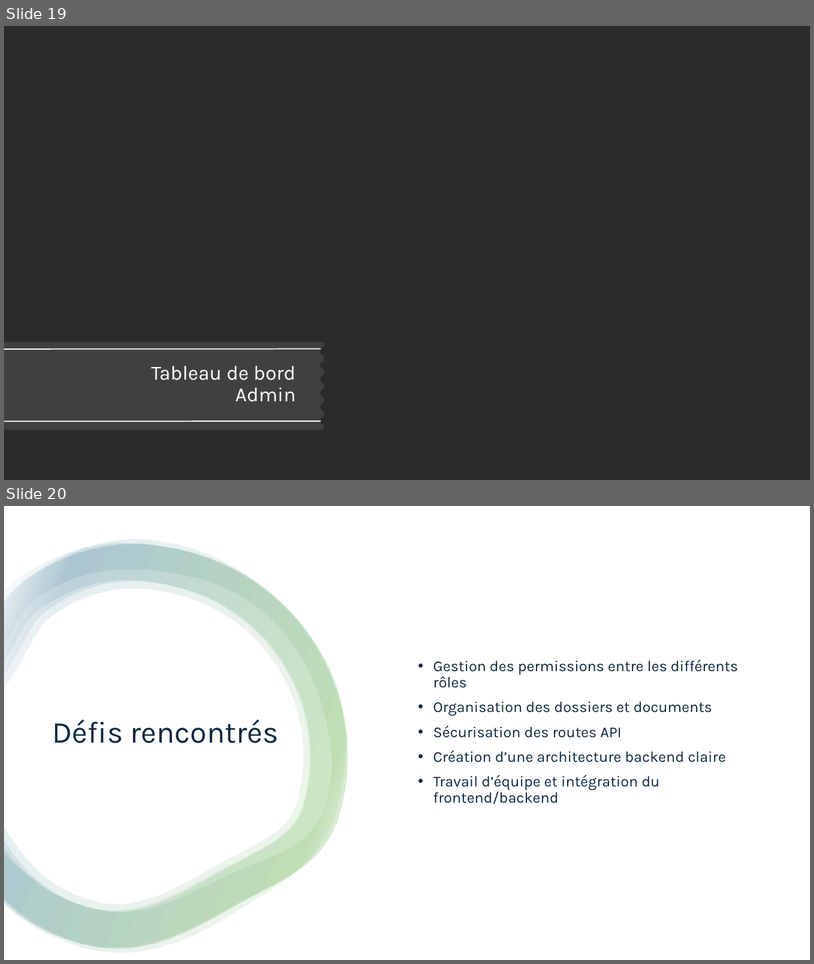
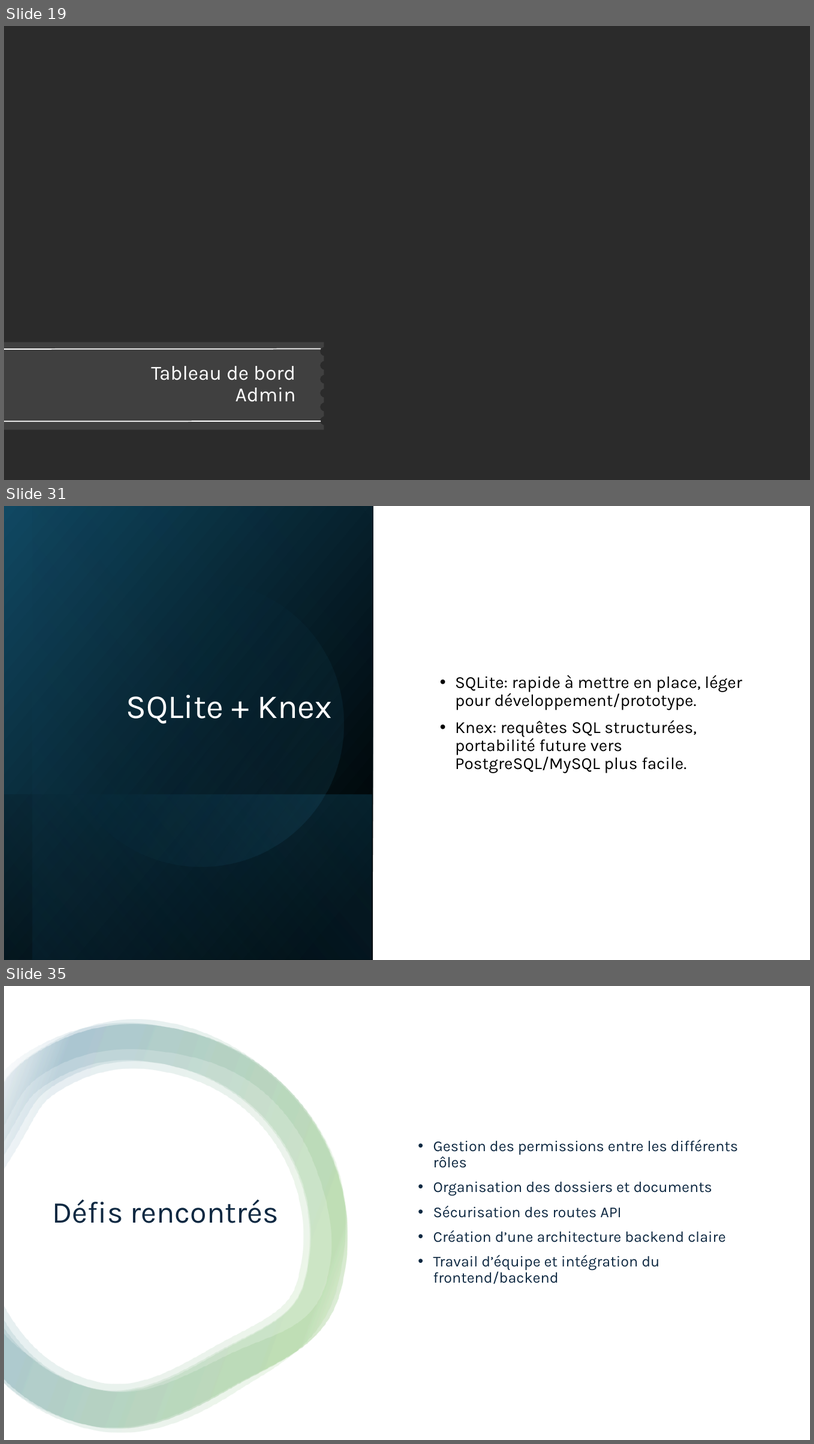
Before and after one commit to xpelletier07/Projet_Site_Immigration, a slide deck: Mandats/Mandat_3/Présentation.pptx. Shown one above the other, each under a label of ours: slides 19 and 20 before the commit, slides 19, 31 and 35 after it; the slides between them are not shown. The pictures are 814x964 and 814x1444 pixels, drawn with LibreOffice and Linux fonts; fonts in the diff are those of the drawing; background and template pictures are left out; a plain dark background stands for a picture behind light text. Boxes give left, top, right and bottom in pixels: in the first picture for what was removed or moved away, otherwise in the second. Text is boxed around its words. In the diff, an @@ line names an element or a change of style, - is before the commit and + after.

```diff
--- a/Mandats/Mandat_3/Présentation.pptx
+++ b/Mandats/Mandat_3/Présentation.pptx
@@ slide 31 added at box(4, 506, 810, 960), background #FFFFFF @@
@@ rectangle added at box(4, 506, 373, 960), fill gradient #000000 to #104862 @@
@@ rectangle added at box(33, 506, 374, 960), fill gradient #000000 to #156082 @@
@@ ellipse added at box(33, 555, 370, 892), fill gradient #156082 to #46B1E1 @@
@@ text added at box(455, 675, 743, 773), 20 pt, text #000000 @@
+• SQLite: rapide à mettre en place, léger pour développement/prototype.
+• Knex: requêtes SQL structurées, portabilité future vers PostgreSQL/MySQL plus facile.
@@ title added at box(126, 694, 332, 724), 40 pt, text #FFFFFF @@
+SQLite + Knex
@@ rectangle added at box(4, 794, 372, 960), fill gradient #156082 to #000000 @@
@@ what was slide 20 is now slide 35 @@
```
Also in this commit, not shown: 3 slides changed, 15 other slides added.
